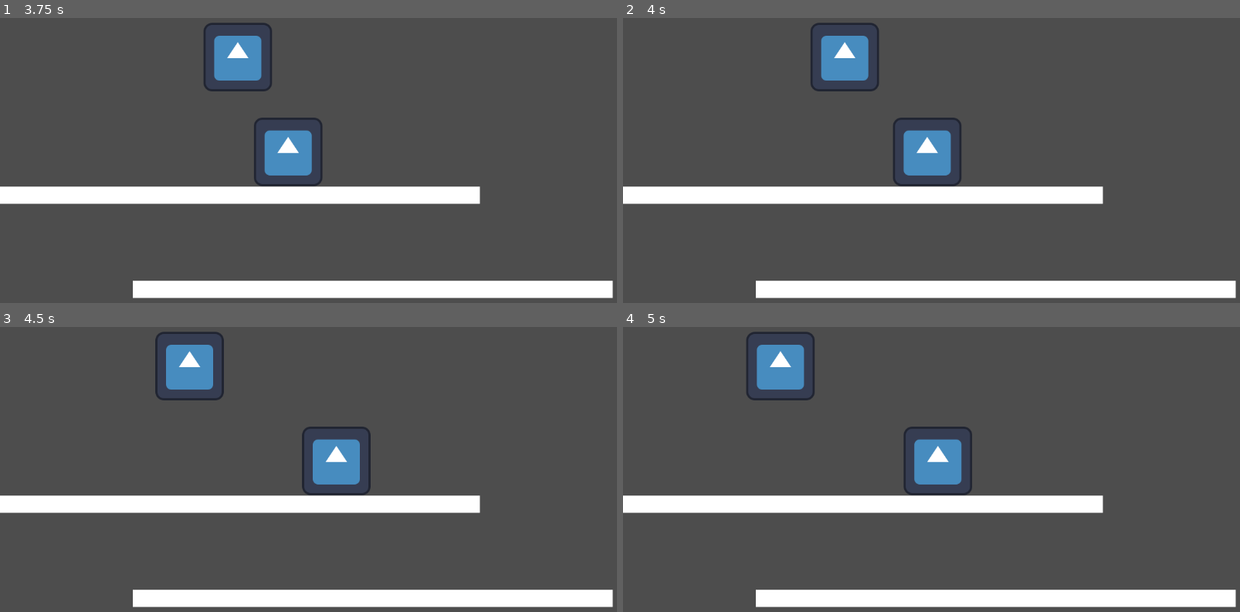
Above: before the commit, frames 1-4 (two rows, left to right).
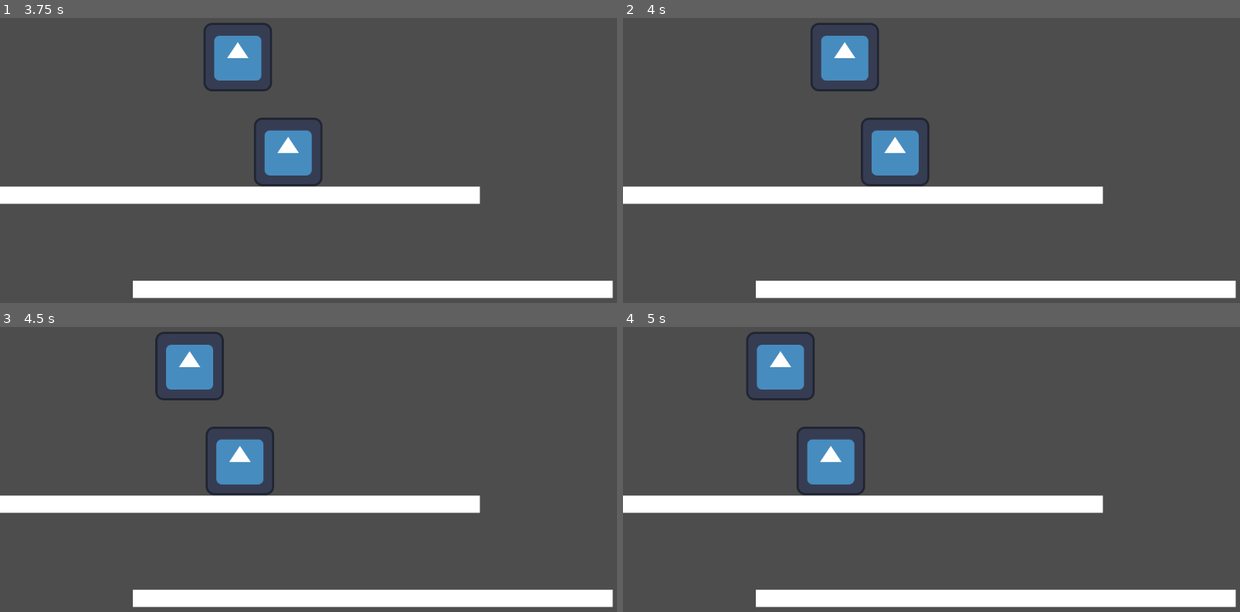
Above: after the commit, the same moments.

Repository: KrolPolski/Finnish-Game-Jam-2025
Game: Godot game, scene res://worldryan.tscn
The game is run twice, just before and just after one commit, with the same random seed, the same clock (stepped at 60 frames per second) and the same inputs. This scene is started directly instead of the project's main scene. The engine's default icon, where the game draws it, is replaced by a stand-in: a white triangle on a blue panel in a dark square.
Inputs:
- Up to frame 1 (3.75 s): no input
- Up to frame 2 (4 s): no input
- Up to frame 3 (4.5 s): no input
- Up to frame 4 (5 s): no input

Frame 1 is identical in both runs. In frame 2, 2.1% of the frame differs, in the area x 38-55%, y 34-60%; in frame 3, 3.1%; in frame 4, 3.1%, in the area x 28-57%, y 34-60%.

Commit message:
mob falling and moving as expected

Diff:
--- a/mob.gd
+++ b/mob.gd
@@ -12,9 +12,9 @@
 	pass
 func _physics_process(delta: float):
 	position.x += SPEED
-	if position.x >= 550:
+	if position.x >= 450:
 		SPEED = -2
-	if position.x <= 100:
+	if position.x <= 0:
 		SPEED = +2
 	if not is_on_floor():
 		velocity += get_gravity() * delta
--- a/scenes/level_1.tscn
+++ b/scenes/level_1.tscn
@@ -63,10 +63,10 @@
 script = ExtResource("5_3cynp")
 
 [node name="Sprite2D" type="Sprite2D" parent="Mob"]
-position = Vector2(246, 245.25)
+position = Vector2(347, 199.25)
 scale = Vector2(0.265625, 0.253906)
 texture = ExtResource("4_8bqn7")
 
 [node name="CollisionShape2D" type="CollisionShape2D" parent="Mob"]
-position = Vector2(247, 241)
+position = Vector2(348, 195)
 shape = SubResource("RectangleShape2D_hn5fo")
